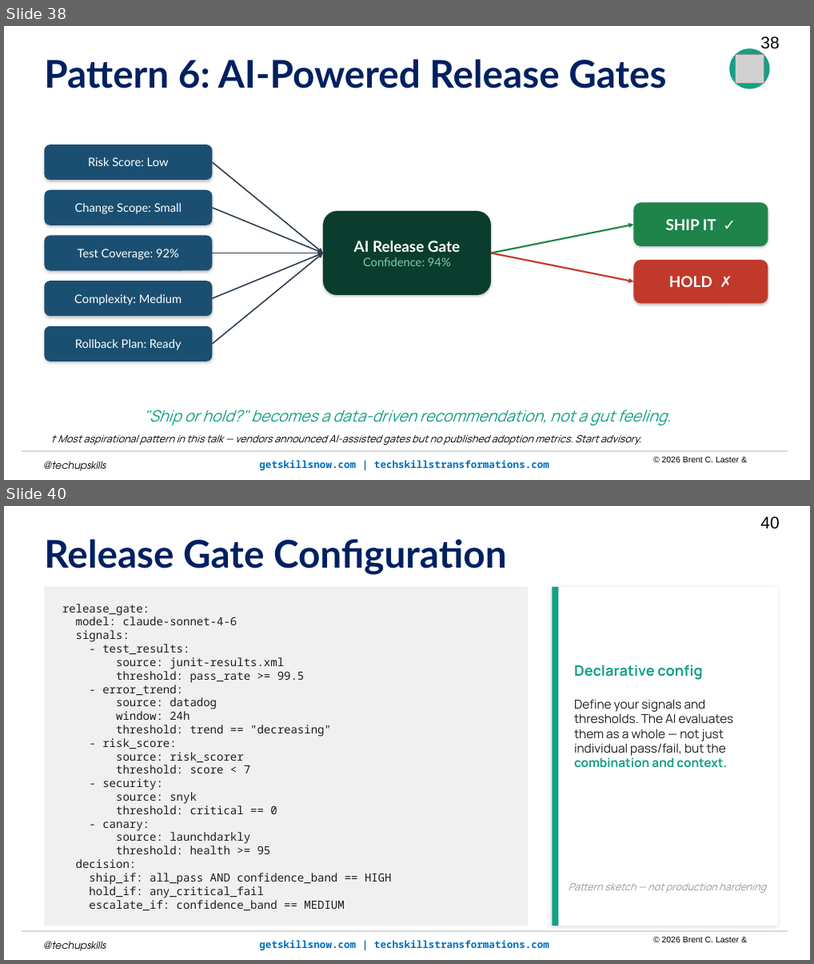
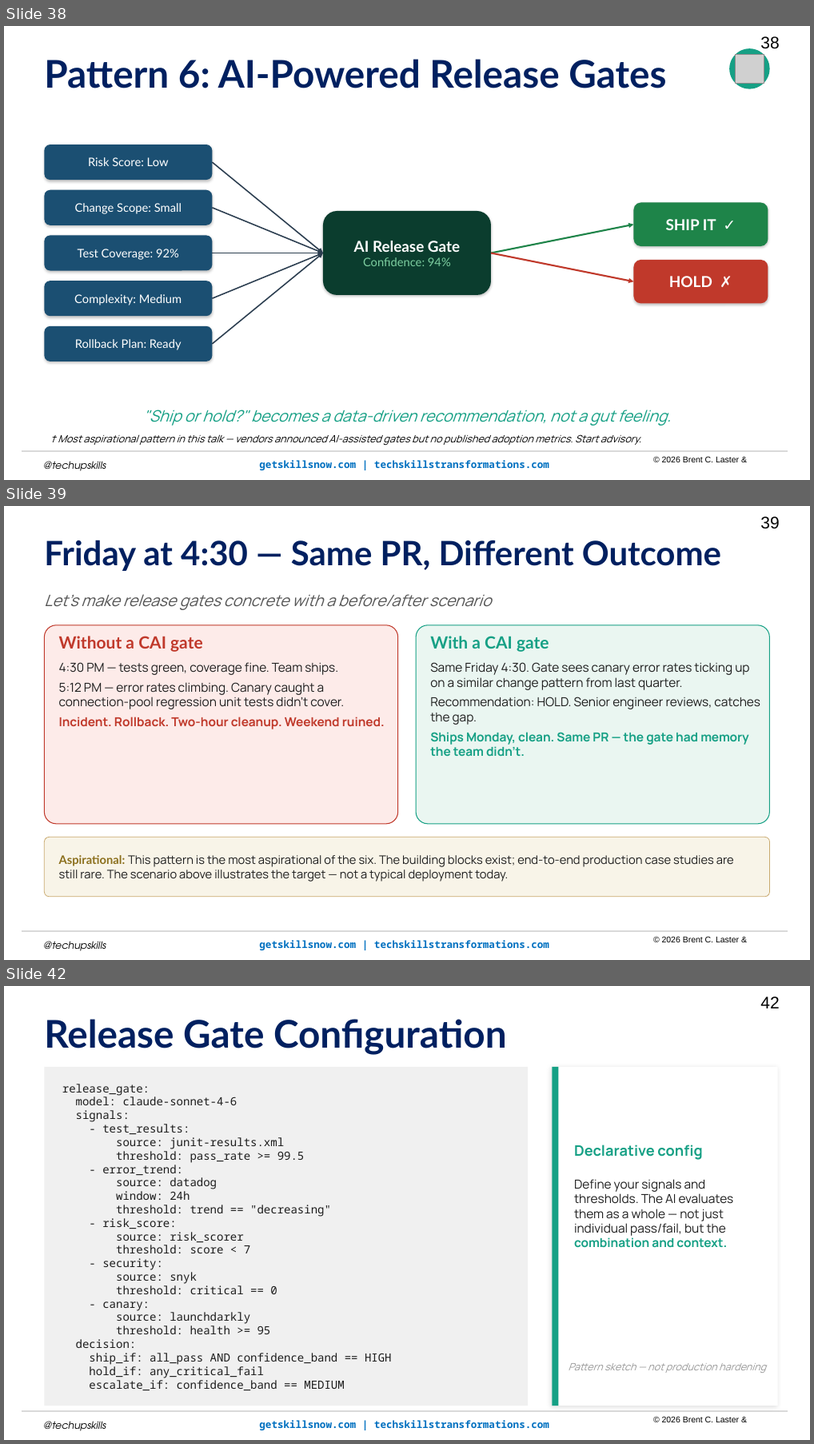
Before and after one commit to brentlaster/arc-of-ai-talks, a slide deck: cai/cicd-cai.pptm. Shown one above the other, each under a label of ours: slides 38 and 40 before the commit, slides 38, 39 and 42 after it; the slides between them are not shown. The pictures are 814x964 and 814x1444 pixels, drawn with LibreOffice and Linux fonts; fonts in the diff are those of the drawing; grey boxes stand for pictures; background and template pictures are left out. Boxes give left, top, right and bottom in pixels: in the first picture for what was removed or moved away, otherwise in the second. Text is boxed around its words. In the diff, an @@ line names an element or a change of style, - is before the commit and + after.

```diff
--- a/cai/cicd-cai.pptm
+++ b/cai/cicd-cai.pptm
@@ slide 39 added at (x1=4, y1=506, x2=810, y2=960), background picture (left out); not listed: 5 template elements that a slide beside it also shows @@
@@ text added at (x1=44, y1=540, x2=722, y2=571), 40 pt, text #002060, bold @@
+Friday at 4:30 — Same PR, Different Outcome
@@ text added at (x1=44, y1=594, x2=492, y2=610), 18.7 pt, text #555555, italic @@
+Let’s make release gates concrete with a before/after scenario
@@ rounded rectangle added at (x1=45, y1=625, x2=398, y2=824), fill #FDEBE9, outline #C0392B 1 pt @@
@@ rounded rectangle added at (x1=416, y1=625, x2=770, y2=824), fill #EAF6F1, outline #16A085 1 pt @@
@@ text added at (x1=59, y1=636, x2=385, y2=729), 14.7 pt, text #1D1D1D @@
+Without a CAI gate
+4:30 PM — tests green, coverage fine. Team ships.
+5:12 PM — error rates climbing. Canary caught a connection-pool regression unit tests didn’t cover.
+Incident. Rollback. Two-hour cleanup. Weekend ruined.
@@ text added at (x1=430, y1=636, x2=761, y2=756), 14.7 pt, text #1D1D1D @@
+With a CAI gate
+Same Friday 4:30. Gate sees canary error rates ticking up on a similar change pattern from last quarter.
+Recommendation: HOLD. Senior engineer reviews, catches the gap.
+Ships Monday, clean. Same PR — the gate had memory the team didn’t.
@@ rounded rectangle added at (x1=45, y1=837, x2=770, y2=896), fill #F8F4E8, outline #C9A96E 0.75 pt @@
@@ text added at (x1=59, y1=855, x2=734, y2=881), 14 pt, text #1D1D1D @@
+Aspirational: This pattern is the most aspirational of the six. The building blocks exist; end-to-end production case studies are still rare. The scenario above illustrates the target — not a typical deployment today.
@@ what was slide 40 is now slide 42 @@
@@ page number at (x1=761, y1=996, x2=779, y2=1008): text changed @@
-40
+42
```
Also in this commit, not shown: 5 slides changed, 3 other slides added, 3 slides removed, 1 other file.
